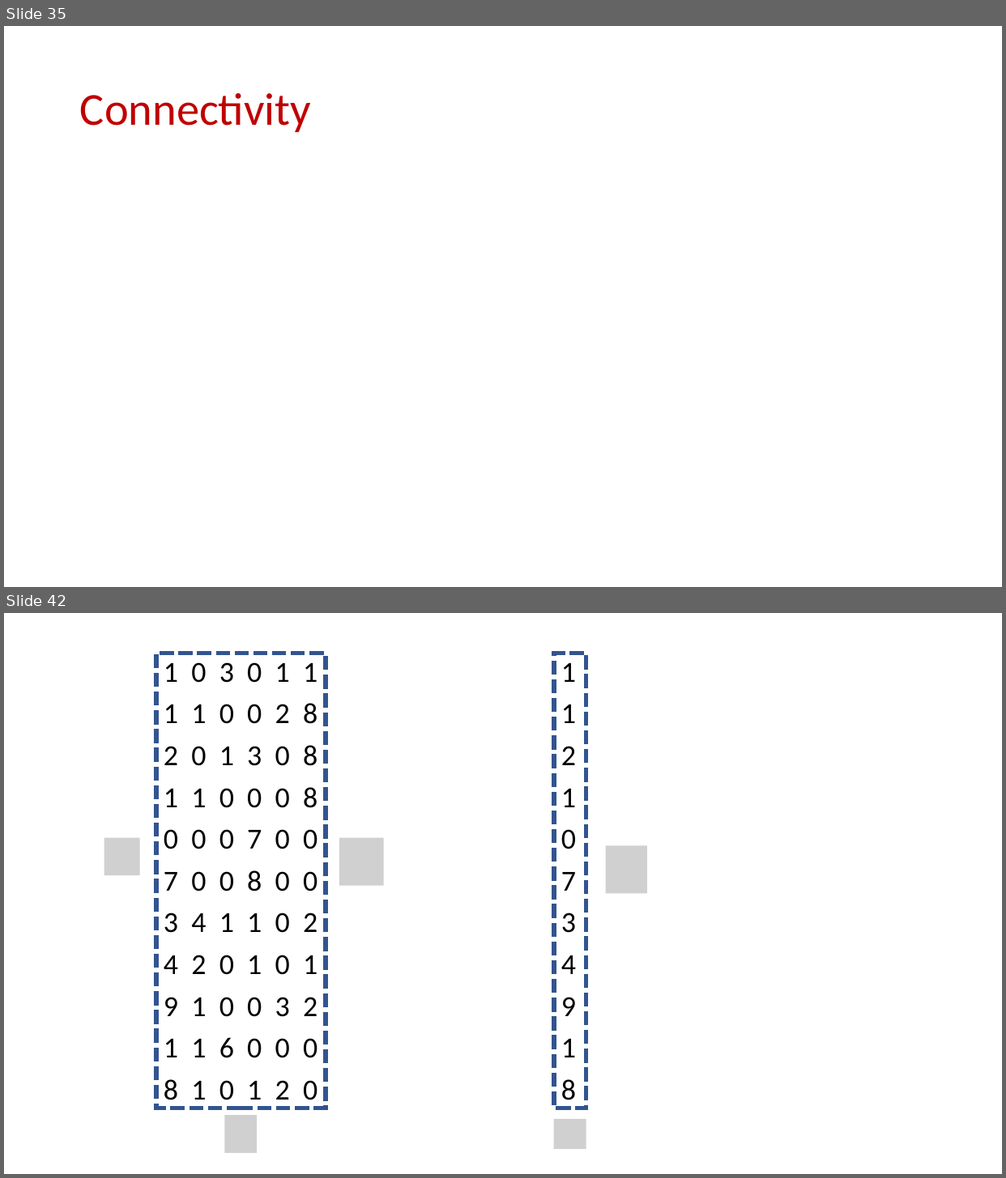
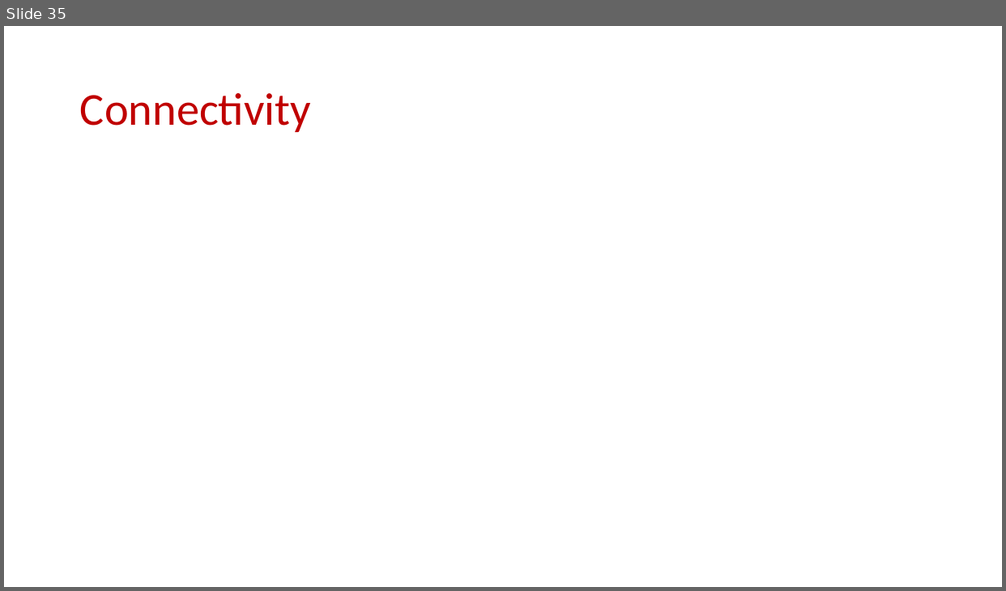
Before and after one commit to samsonzhou/samsonzhou.github.io, a slide deck: CSCE689-23/L20.pptx. Shown one above the other, each under a label of ours: slides 35 and 42 before the commit, slide 35 after it; the slides between them are not shown. The pictures are 1006x1178 and 1006x591 pixels, drawn with LibreOffice and Linux fonts; fonts in the diff are those of the drawing; grey boxes stand for pictures. Boxes give left, top, right and bottom in pixels: in the first picture for what was removed or moved away, otherwise in the second. Text is boxed around its words. In the diff, an @@ line names an element or a change of style, - is before the commit and + after.

```diff
--- a/CSCE689-23/L20.pptx
+++ b/CSCE689-23/L20.pptx
@@ slide 42 removed at [4,613,1002,1174], background #FFFFFF @@
@@ rectangle removed at [156,653,325,1108] @@
@@ rectangle removed at [554,653,586,1108] @@
@@ text removed at [164,662,317,1107] @@
-1 0 3 0 1 1
-1 1 0 0 2 8
-2 0 1 3 0 8
-1 1 0 0 0 8
-0 0 0 7 0 0
-7 0 0 8 0 0
-3 4 1 1 0 2
-4 2 0 1 0 1
-9 1 0 0 3 2
-1 1 6 0 0 0
-8 1 0 1 2 0
@@ text removed at [561,663,576,1107] @@
-1
-1
-2
-1
-0
-7
-3
-4
-9
-1
-8
@@ picture removed at [104,837,140,875] @@
@@ picture removed at [339,837,384,885] @@
@@ picture removed at [606,845,648,894] @@
@@ picture removed at [225,1115,257,1152] @@
@@ picture removed at [554,1119,586,1149] @@
```
Also in this commit, not shown: 35 other slides removed, 3 other files.
